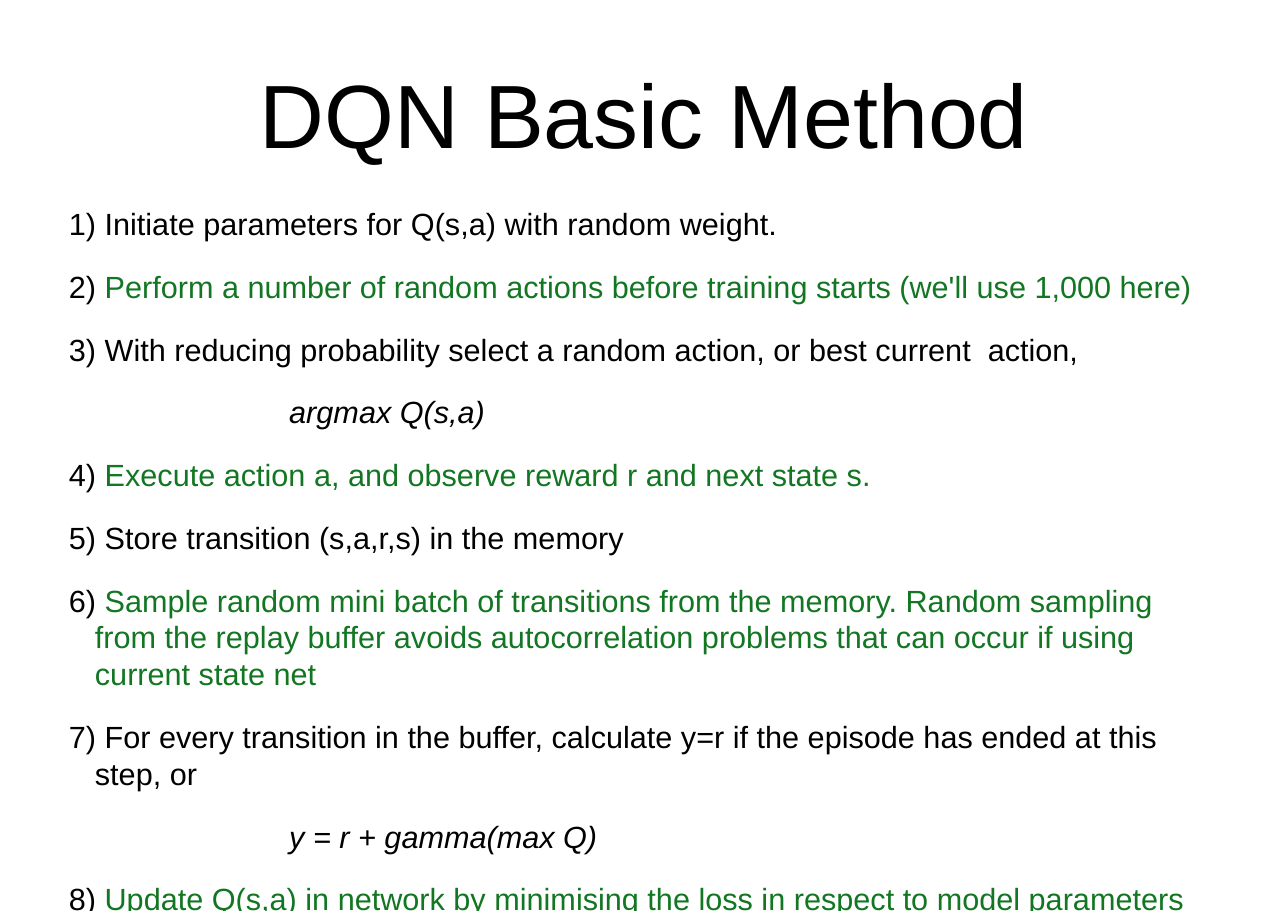
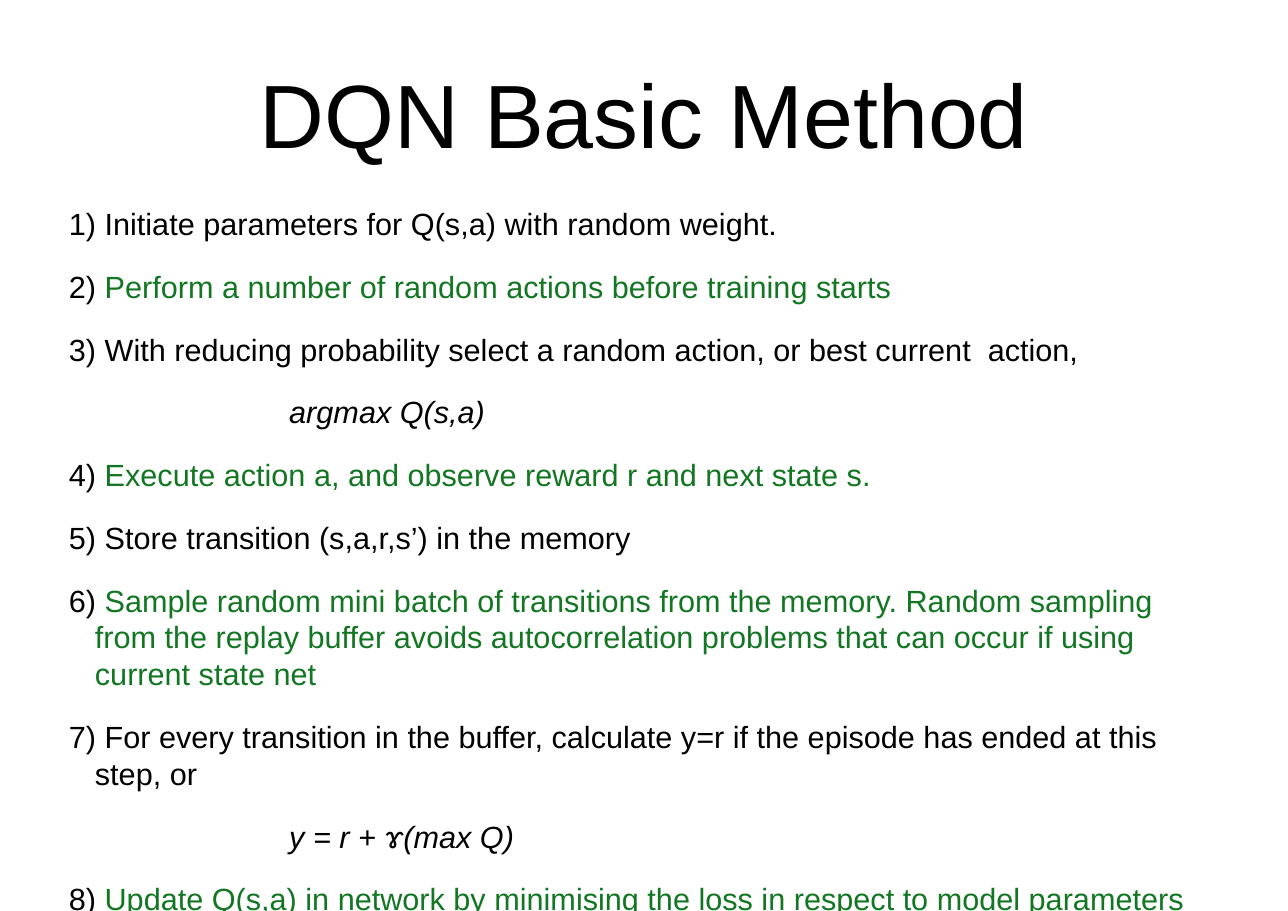
Before and after one commit to MichaelAllen1966/thursday_coding_club_2020, a slide deck: slide 21 of rl.odp (slide 20 before the commit). Drawn at 1288x911 pixels with LibreOffice and Linux fonts; fonts in the diff are those of the drawing. Boxes give left, top, right and bottom in pixels: in the first picture for what was removed or moved away, otherwise in the second. Text is boxed around its words. In the diff, an @@ line names an element or a change of style, - is before the commit and + after.

```diff
--- a/rl.odp
+++ b/rl.odp
@@ text at [105,275,891,304]: text changed @@
-2) Perform a number of random actions before training starts (we'll use 1,000 here)
+2) Perform a number of random actions before training starts
@@ text at [105,526,631,555]: text changed @@
-2) Store transition (s,a,r,s) in the memory
+2) Store transition (s,a,r,s’) in the memory
@@ text at [289,825,514,853]: text changed @@
-y = r + gamma(max Q)
+y = r + ɤ(max Q)
```
Also in this commit, not shown: 8 other slides changed, 2 slides added.
